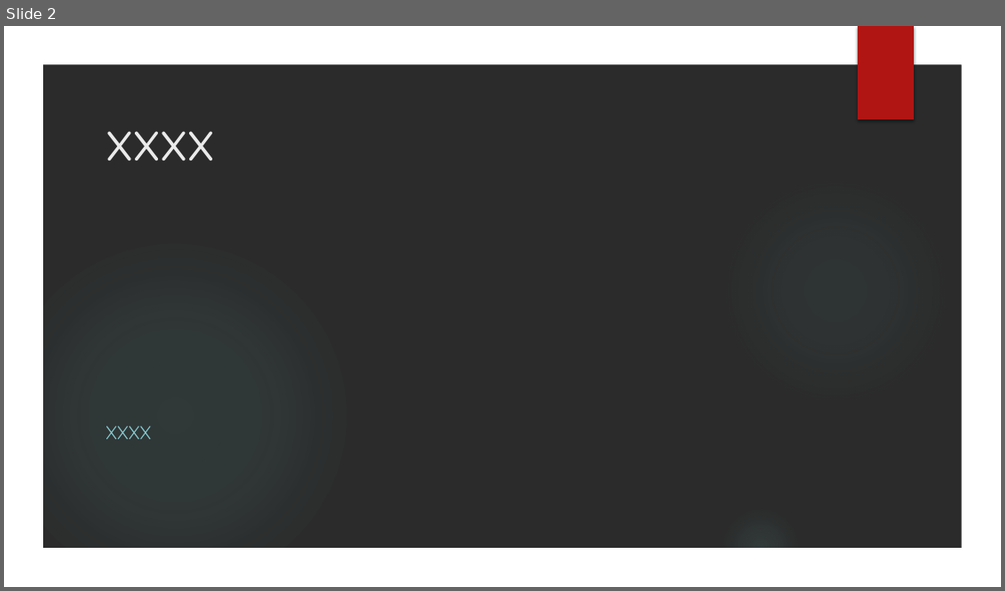
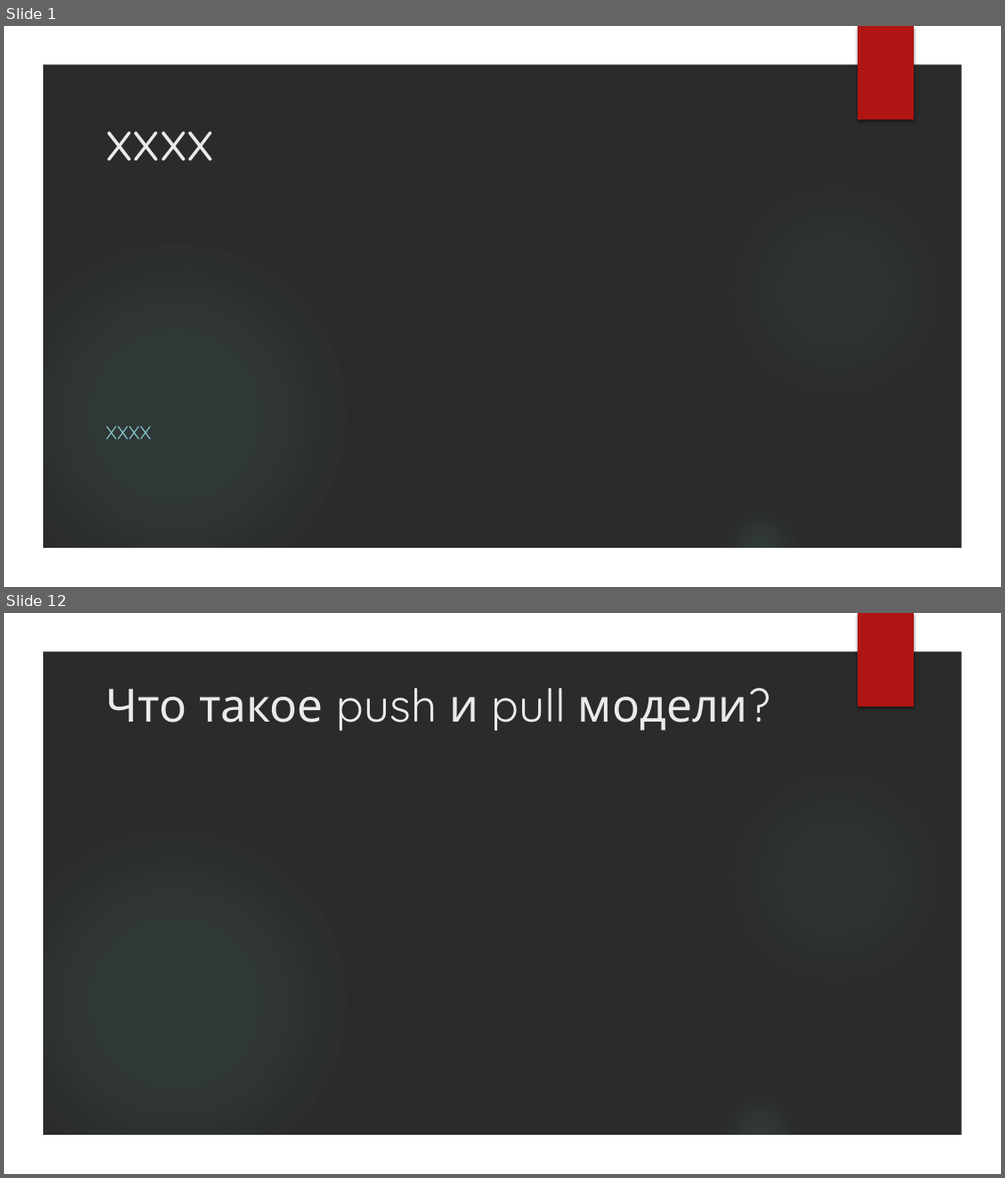
Before and after one commit to VladimirMakarevich/presentations, a slide deck: reactiveX/reactiveX.pptx. Shown one above the other, each under a label of ours: slide 2 before the commit, slides 1 and 12 after it; the slides between them are not shown. The pictures are 1005x591 and 1005x1178 pixels, drawn with LibreOffice and Linux fonts; fonts in the diff are those of the drawing; background and template pictures are left out; a plain dark background stands for a picture behind light text. Boxes give left, top, right and bottom in pixels: in the first picture for what was removed or moved away, otherwise in the second. Text is boxed around its words. In the diff, an @@ line names an element or a change of style, - is before the commit and + after.

```diff
--- a/reactiveX/reactiveX.pptx
+++ b/reactiveX/reactiveX.pptx
@@ slide 12 added at [4,613,1001,1174], background picture (left out); not listed: 5 template elements that a slide beside it also shows @@
@@ title added at [105,688,748,731], 44 pt, text #EBEBEB @@
+Что такое push и pull модели?
@@ what was slide 2 is now slide 1 @@
```
Also in this commit, not shown: 21 other slides added, 23 slides removed, 2 other files.
